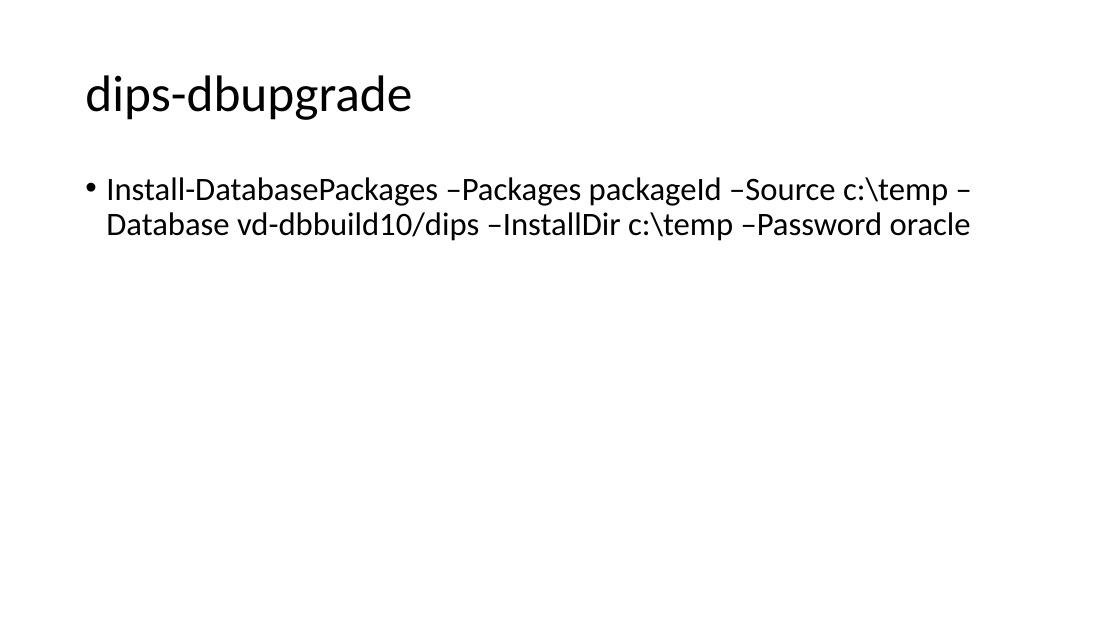
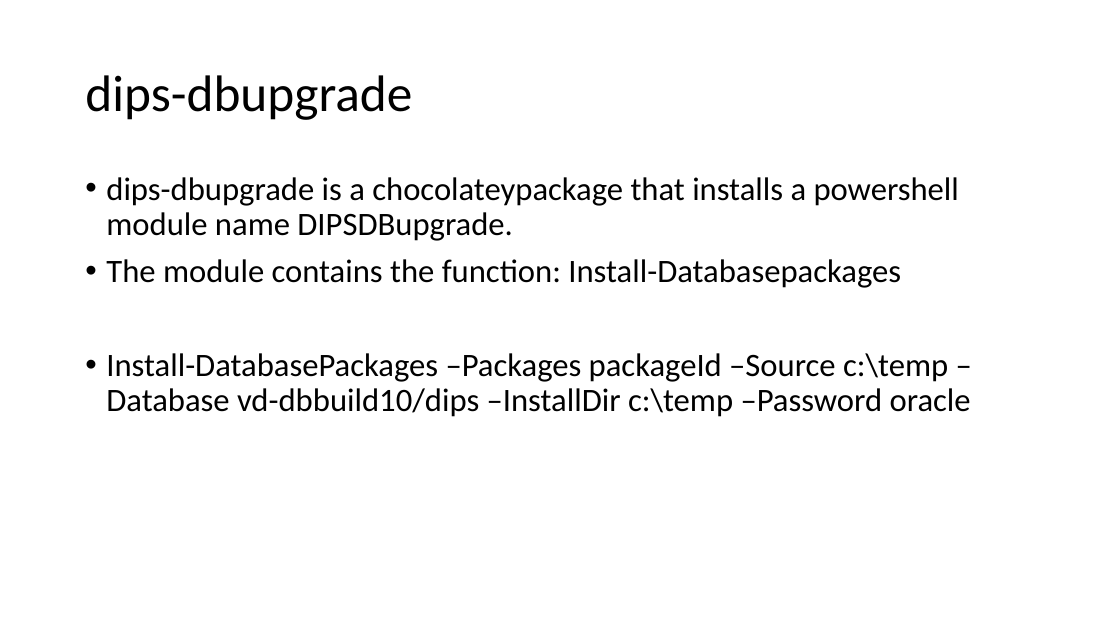
Before and after one commit to DIPSAS/InstallationTech, a slide deck: slide 45 of docs/InstallationCourse.pptx. Drawn at 1120x630 pixels with LibreOffice and Linux fonts; fonts in the diff are those of the drawing. Boxes give left, top, right and bottom in pixels: in the first picture for what was removed or moved away, otherwise in the second. Text is boxed around its words. In the diff, an @@ line names an element or a change of style, - is before the commit and + after.

Commit message:
Added slides about database

```diff
--- a/docs/InstallationCourse.pptx
+++ b/docs/InstallationCourse.pptx
@@ text at (x1=106, y1=177, x2=959, y2=288): paragraphs added @@
+• dips-dbupgrade is a chocolateypackage that installs a powershell module name DIPSDBupgrade.
+• The module contains the function: Install-Databasepackages
```
Also in this commit, not shown: 5 other slides changed, 6 slides added.
